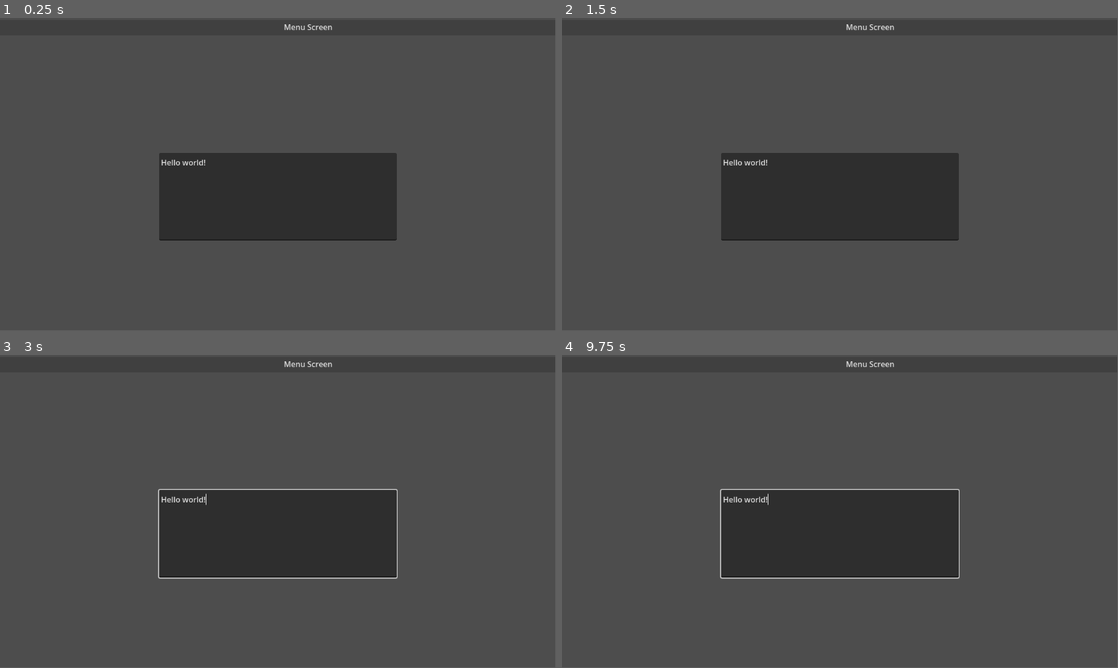
Above: before the commit, frames 1-4 (two rows, left to right).
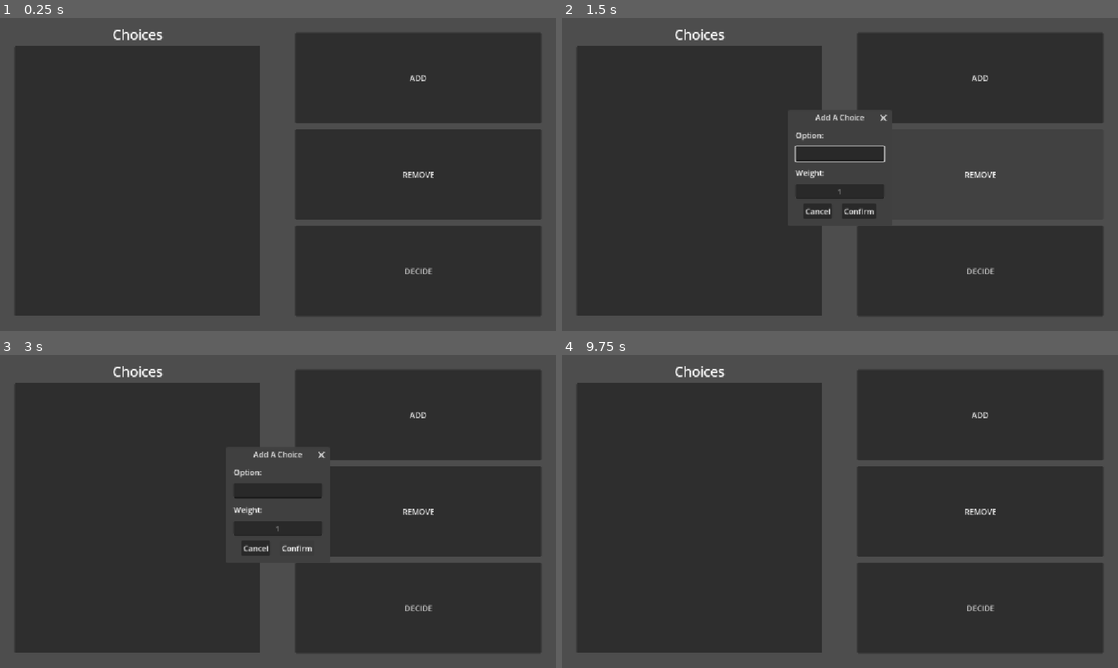
Above: after the commit, the same moments.

Repository: ImEnigma3000/AppDev-Project1
Game: Godot game, scene res://MainMenu/main.tscn
The game is run twice, just before and just after one commit, with the same random seed, the same clock (stepped at 60 frames per second) and the same inputs. Before the commit the project starts from res://test.tscn.
Inputs (mouse positions are in pixels of both pictures, inside the frame that each line leads up to):
- Up to frame 1 (0.25 s): no input
- Up to frame 2 (1.5 s): click (979, 77) at 0.5 s, where only the run after the commit has a clickable "ADD"; click (979, 174) at 1.25 s, where only the run after the commit has a clickable "REMOVE"
- Up to frame 3 (3 s): click (417, 608) at 2 s, where only the run after the commit has a clickable "DECIDE"; click (294, 549) at 2.75 s, where only the run after the commit has a clickable "Confirm"
- Up to frame 4 (9.75 s): click (856, 549) at 3.5 s, where only the run after the commit has a clickable "Confirm"; click (979, 414) at 4.25 s, where only the run after the commit has a clickable "ADD"; click (979, 511) at 5 s, where only the run after the commit has a clickable "REMOVE"; click (979, 608) at 5.75 s, where only the run after the commit has a clickable "DECIDE"; click (979, 414) at 6.5 s, where only the run after the commit has a clickable "ADD"; click (979, 511) at 7.25 s, where only the run after the commit has a clickable "REMOVE"; click (979, 608) at 8 s, where only the run after the commit has a clickable "DECIDE"; click (856, 549) at 8.75 s, where only the run after the commit has a clickable "Confirm"; click (817, 549) at 9.5 s, where only the run after the commit has a clickable "Cancel"
In our replay, the window is 799x449 before the commit and 800x450 after it. These sizes can differ from the game's own. Grey fills any space a smaller window leaves; there, only what the larger window draws over its background counts as a difference.

The runs differ from the first frame. In frame 1, 68% of the frame differs, in the area x 2-98%, y 2-96%; in frame 2, 58%; in frame 3, 66%; in frame 4, 68%.

Commit message:
finished proj
random choice app based on weight

Diff:
--- /dev/null
+++ b/MainMenu/add_choice_popup.gd
@@ -0,0 +1,65 @@
+extends ConfirmationDialog
+
+signal submitted(option_text: String, weight: int)
+
+#onready only fetches node once popup is ready
+@onready var option_input: LineEdit = $DialogLayout/OptionInput
+@onready var weight_input: LineEdit = $DialogLayout/WeightInput
+@onready var weight_error: AcceptDialog = $DialogLayout/WeightErrorPopUp
+
+func _ready() -> void:
+	confirmed.connect(_on_confirmed)
+	canceled.connect(_on_canceled)
+	about_to_popup.connect(_focus_input)
+
+func _on_confirmed() -> void:
+	#strip edges del white spaces
+	var option_text := option_input.text.strip_edges()
+
+	if option_text.is_empty():
+		return
+
+	#weight handler
+	var weight_text := weight_input.text.strip_edges()
+	var weight := 1
+
+	#blank = 1
+	if weight_text.is_empty():
+		weight = 1
+	else:
+	# not int show error
+		if not weight_text.is_valid_int():
+			_show_weight_error()
+			return
+
+	# checks for neg
+		weight = int(weight_text)
+		if weight < 1:
+			_show_weight_error()
+			return
+
+	#exit correctly
+	emit_signal("submitted", option_text, weight)
+	option_input.clear()
+	weight_input.clear()
+	hide()
+
+func _on_canceled() -> void:
+	option_input.clear()
+	weight_input.clear()
+	hide()
+
+func _focus_input() -> void:
+	await get_tree().process_frame
+	option_input.grab_focus()
+
+#Enter key acts as confirm - got func from signals list
+func _on_option_input_text_submitted(_new_text: String) -> void:
+	_on_confirmed()
+
+func _on_weight_input_text_submitted(_new_text: String) -> void:
+	_on_confirmed()
+
+func _show_weight_error() -> void:
+	weight_error.popup_centered()
+	weight_input.grab_focus()
--- /dev/null
+++ b/MainMenu/main.tscn
@@ -0,0 +1,128 @@
+[gd_scene format=3 uid="uid://or7wm76ksuql"]
+
+[ext_resource type="Script" uid="uid://mlmecfxt8gfq" path="res://MainMenu/add_choice_popup.gd" id="1_gfqty"]
+[ext_resource type="Script" uid="uid://dw2rixb4owx6l" path="res://MainMenu/main_screen.gd" id="1_jx6g1"]
+
+[node name="MainScreen" type="Control" unique_id=1693348589]
+layout_mode = 3
+anchors_preset = 15
+anchor_right = 1.0
+anchor_bottom = 1.0
+grow_horizontal = 2
+grow_vertical = 2
+script = ExtResource("1_jx6g1")
+
+[node name="RootRow" type="HBoxContainer" parent="." unique_id=1645693174]
+layout_mode = 1
+anchors_preset = 15
+anchor_right = 1.0
+anchor_bottom = 1.0
+grow_horizontal = 2
+grow_vertical = 2
+tooltip_text = "This is to create a side by side. Left will be scrollable list right will be buttons."
+theme_override_constants/separation = 12
+
+[node name="PaddingLeftPanel" type="MarginContainer" parent="RootRow" unique_id=35777003]
+layout_mode = 2
+size_flags_horizontal = 3
+size_flags_vertical = 3
+theme_override_constants/margin_left = 30
+theme_override_constants/margin_top = 15
+theme_override_constants/margin_right = 30
+theme_override_constants/margin_bottom = 30
+
+[node name="LeftPanel" type="VBoxContainer" parent="RootRow/PaddingLeftPanel" unique_id=1001105656]
+custom_minimum_size = Vector2(300, 0)
+layout_mode = 2
+size_flags_horizontal = 3
+
+[node name="ChoicesLabel" type="Label" parent="RootRow/PaddingLeftPanel/LeftPanel" unique_id=1532229034]
+layout_mode = 2
+theme_override_font_sizes/font_size = 28
+text = "Choices"
+horizontal_alignment = 1
+
+[node name="ChoicesList" type="ItemList" parent="RootRow/PaddingLeftPanel/LeftPanel" unique_id=1648634248]
+custom_minimum_size = Vector2(300, 300)
+layout_mode = 2
+size_flags_horizontal = 3
+size_flags_vertical = 3
+size_flags_stretch_ratio = 0.0
+
+[node name="PaddingRightPanel" type="MarginContainer" parent="RootRow" unique_id=114596105]
+layout_mode = 2
+size_flags_horizontal = 3
+theme_override_constants/margin_left = 30
+theme_override_constants/margin_top = 30
+theme_override_constants/margin_right = 30
+theme_override_constants/margin_bottom = 30
+
+[node name="RightPanel" type="VBoxContainer" parent="RootRow/PaddingRightPanel" unique_id=1248807355]
+custom_minimum_size = Vector2(300, 0)
+layout_mode = 2
+size_flags_horizontal = 3
+theme_override_constants/separation = 12
+
+[node name="AddButton" type="Button" parent="RootRow/PaddingRightPanel/RightPanel" unique_id=548259280]
+layout_mode = 2
+size_flags_vertical = 3
+text = "ADD"
+
+[node name="RemoveButton" type="Button" parent="RootRow/PaddingRightPanel/RightPanel" unique_id=413762920]
+layout_mode = 2
+size_flags_vertical = 3
+text = "REMOVE"
+
+[node name="DecideButton" type="Button" parent="RootRow/PaddingRightPanel/RightPanel" unique_id=1898174153]
+layout_mode = 2
+size_flags_vertical = 3
+text = "DECIDE"
+
+[node name="AddChoicePopUp" type="ConfirmationDialog" parent="." unique_id=2141068506]
+oversampling_override = 1.0
+title = "Add A Choice"
+initial_position = 1
+size = Vector2i(200, 201)
+ok_button_text = "Confirm"
+dialog_hide_on_ok = false
+script = ExtResource("1_gfqty")
+
+[node name="DialogLayout" type="VBoxContainer" parent="AddChoicePopUp" unique_id=1891708966]
+offset_left = 8.0
+offset_top = 8.0
+offset_right = 192.0
+offset_bottom = 152.0
+size_flags_horizontal = 3
+size_flags_vertical = 3
+theme_override_constants/separation = 12
+
+[node name="OptionLabel" type="Label" parent="AddChoicePopUp/DialogLayout" unique_id=795585265]
+layout_mode = 2
+text = "Option:"
+
+[node name="OptionInput" type="LineEdit" parent="AddChoicePopUp/DialogLayout" unique_id=1596890530]
+layout_mode = 2
+size_flags_vertical = 3
+
+[node name="WeightLabel" type="Label" parent="AddChoicePopUp/DialogLayout" unique_id=1153634963]
+layout_mode = 2
+text = "Weight:"
+
+[node name="WeightInput" type="LineEdit" parent="AddChoicePopUp/DialogLayout" unique_id=868524533]
+layout_mode = 2
+size_flags_vertical = 3
+placeholder_text = "1"
+alignment = 1
+
+[node name="WeightErrorPopUp" type="AcceptDialog" parent="AddChoicePopUp/DialogLayout" unique_id=384024062]
+oversampling_override = 1.0
+title = "Invalid Weight!"
+position = Vector2i(0, 36)
+size = Vector2i(280, 100)
+dialog_text = "Weight must be a positive integer."
+
+[node name="ResultPopUp" type="AcceptDialog" parent="." unique_id=89337128]
+title = "Decision"
+
+[connection signal="text_submitted" from="AddChoicePopUp/DialogLayout/OptionInput" to="AddChoicePopUp" method="_on_option_input_text_submitted"]
+[connection signal="text_submitted" from="AddChoicePopUp/DialogLayout/WeightInput" to="AddChoicePopUp" method="_on_weight_input_text_submitted"]
--- /dev/null
+++ b/MainMenu/main_screen.gd
@@ -0,0 +1,71 @@
+extends Control
+
+@onready var choice_list : ItemList = $RootRow/PaddingLeftPanel/LeftPanel/ChoicesList
+@onready var add_popup: ConfirmationDialog = $AddChoicePopUp
+@onready var remove_button: Button = $RootRow/PaddingRightPanel/RightPanel/RemoveButton
+@onready var decide_button: Button = $RootRow/PaddingRightPanel/RightPanel/DecideButton
+@onready var result_popup: AcceptDialog =$ResultPopUp
+
+func _ready() -> void:
+	$RootRow/PaddingRightPanel/RightPanel/AddButton.pressed.connect(_on_add_pressed)
+	add_popup.submitted.connect(_on_choice_submitted)
+	remove_button.pressed.connect(_on_remove)
+	decide_button.pressed.connect(_on_decide)
+
+func _on_add_pressed() -> void:
+	add_popup.popup_centered()
+
+#add to list
+func _on_choice_submitted(option_text: String, weight: int) -> void:
+	#string (int)
+	var display := "%s (%d)" % [option_text, weight]
+	choice_list.add_item(display)
+	var index := choice_list.item_count - 1
+	#store data as "text": string "weight": int
+	#used for weight logic later
+	choice_list.set_item_metadata(index, {"text": option_text, "weight": weight})
+
+#remove from list
+func _on_remove() -> void:
+	var selected := choice_list.get_selected_items()
+	# not selected do nothing
+	if selected.is_empty():
+		return
+	choice_list.remove_item(selected[0])
+
+func _on_decide() -> void:
+	#checks if choice list is empty
+	if choice_list.item_count == 0:
+		return
+
+	#total weight
+	var tot_weight := 0
+	for i in range(choice_list.item_count):
+		var data: Dictionary =  choice_list.get_item_metadata(i)
+		tot_weight = tot_weight + int(data.get("weight", 1))
+
+	#ran num based on weight size
+	var rng:= RandomNumberGenerator.new()
+	rng.randomize()
+	var roll := rng.randi_range(1, tot_weight)
+
+	var weight_sum := 0
+	#adds weight to total sum for each i
+	for i in range(choice_list.item_count):
+		var data: Dictionary = choice_list.get_item_metadata(i)
+		weight_sum = weight_sum + int(data.get("weight", 1))
+
+		#roll falls in range therefore winner
+		if roll <= weight_sum:
+			var winner:= str(data.get("text", ""))
+			result_popup.dialog_text = "Winner: %s" % winner
+			result_popup.popup_centered()
+			return
+
+#Enter key acts as if you pressed ADD button
+func _unhandled_input(event) -> void:
+	#checks for keyboard input and only runs on press not release.
+	if event is InputEventKey and event.pressed:
+		if event.keycode == KEY_ENTER:
+			if not add_popup.visible:
+				_on_add_pressed()
--- a/icon.svg
+++ /dev/null
@@ -1 +0,0 @@
-<svg xmlns="http://www.w3.org/2000/svg" width="128" height="128"><rect width="124" height="124" x="2" y="2" fill="#363d52" stroke="#212532" stroke-width="4" rx="14"/><g fill="#fff" transform="translate(12.322 12.322)scale(.101)"><path d="M105 673v33q407 354 814 0v-33z"/><path fill="#478cbf" d="m105 673 152 14q12 1 15 14l4 67 132 10 8-61q2-11 15-15h162q13 4 15 15l8 61 132-10 4-67q3-13 15-14l152-14V427q30-39 56-81-35-59-83-108-43 20-82 47-40-37-88-64 7-51 8-102-59-28-123-42-26 43-46 89-49-7-98 0-20-46-46-89-64 14-123 42 1 51 8 102-48 27-88 64-39-27-82-47-48 49-83 108 26 42 56 81zm0 33v39c0 276 813 276 814 0v-39l-134 12-5 69q-2 10-14 13l-162 11q-12 0-16-11l-10-65H446l-10 65q-4 11-16 11l-162-11q-12-3-14-13l-5-69z"/><path d="M483 600c0 34 58 34 58 0v-86c0-34-58-34-58 0z"/><circle cx="725" cy="526" r="90"/><circle cx="299" cy="526" r="90"/></g><g fill="#414042" transform="translate(12.322 12.322)scale(.101)"><circle cx="307" cy="532" r="60"/><circle cx="717" cy="532" r="60"/></g></svg>
--- a/project.godot
+++ b/project.godot
@@ -10,10 +10,13 @@
 
 [application]
 
-config/name="AppDev project 1"
-run/main_scene="uid://st4nkc4yrbj"
+config/name="IndecisiveAPP"
+run/main_scene="uid://or7wm76ksuql"
 config/features=PackedStringArray("4.6", "Forward Plus")
-config/icon="res://icon.svg"
+
+[display]
+
+window/stretch/mode="canvas_items"
 
 [physics]
 
--- a/test.tscn
+++ /dev/null
@@ -1,26 +0,0 @@
-[gd_scene format=3 uid="uid://st4nkc4yrbj"]
-
-[node name="MainMenu" type="Control" unique_id=1542193869]
-layout_mode = 3
-anchors_preset = 15
-anchor_right = 1.0
-anchor_bottom = 1.0
-offset_left = -8.0
-offset_top = 4.0
-offset_right = 136.0
-offset_bottom = 114.0
-grow_horizontal = 2
-grow_vertical = 2
-
-[node name="Window" type="Window" parent="." unique_id=504011736]
-oversampling_override = 1.0
-title = "Menu Screen"
-position = Vector2i(0, 36)
-size = Vector2i(1280, 720)
-
-[node name="TextEdit" type="TextEdit" parent="Window" unique_id=384304995]
-offset_left = 330.0
-offset_top = 244.0
-offset_right = 823.0
-offset_bottom = 426.0
-text = "Hello world!"
Not shown, added: MainMenu/add_choice_popup.gd.uid
Not shown, added: MainMenu/main_screen.gd.uid
Not shown, removed: icon.svg.import
Not shown, added: MainMenu/main.tscn6714435614.tmp
